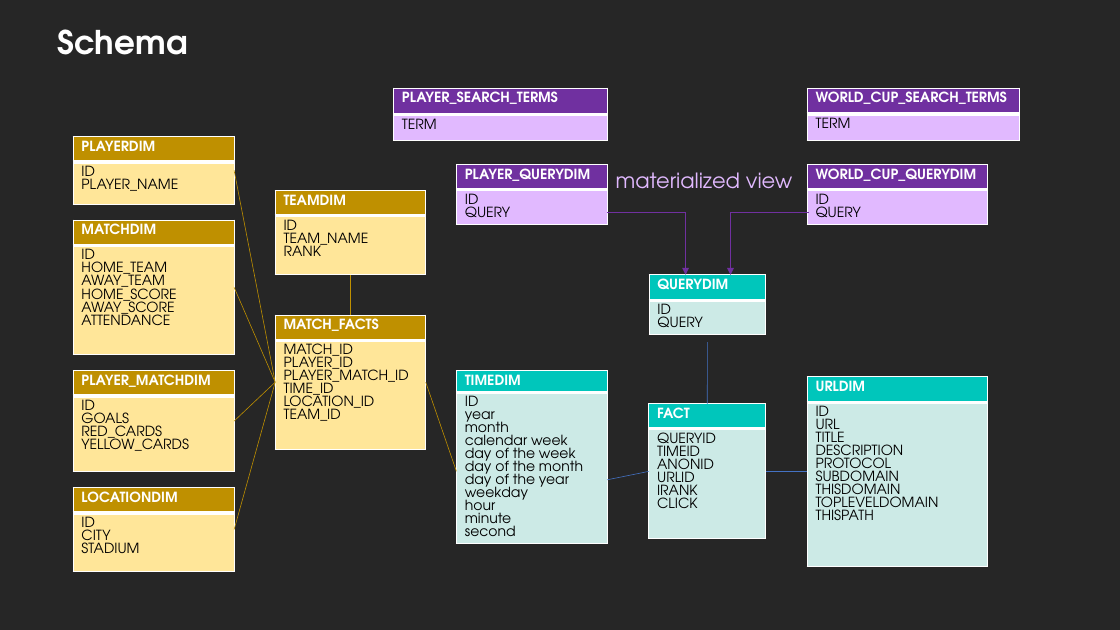
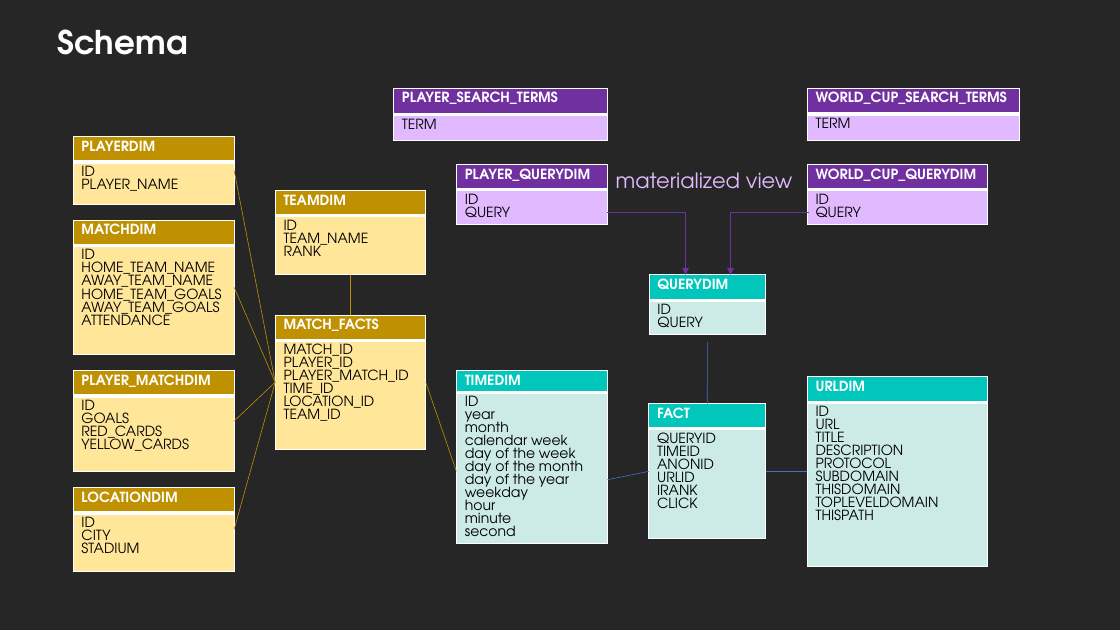
Before and after one commit to AhmedDiderRahat/wise_2324_bi_project, a slide deck: slide 2 of presentation/presentation.pptx. Drawn at 1120x630 pixels with LibreOffice and Linux fonts; fonts in the diff are those of the drawing. Boxes give left, top, right and bottom in pixels: in the first picture for what was removed or moved away, otherwise in the second. Text is boxed around its words. In the diff, an @@ line names an element or a change of style, - is before the commit and + after.

```diff
--- a/presentation/presentation.pptx
+++ b/presentation/presentation.pptx
@@ table at box(73, 220, 234, 355) @@
-row 2, column 1: ID / HOME_TEAM / AWAY_TEAM / HOME_SCORE / AWAY_SCORE / ATTENDANCE
+row 2, column 1: ID / HOME_TEAM_NAME / AWAY_TEAM_NAME / HOME_TEAM_GOALS / AWAY_TEAM_GOALS / ATTENDANCE
```
Also in this commit, not shown: 29 other files.
